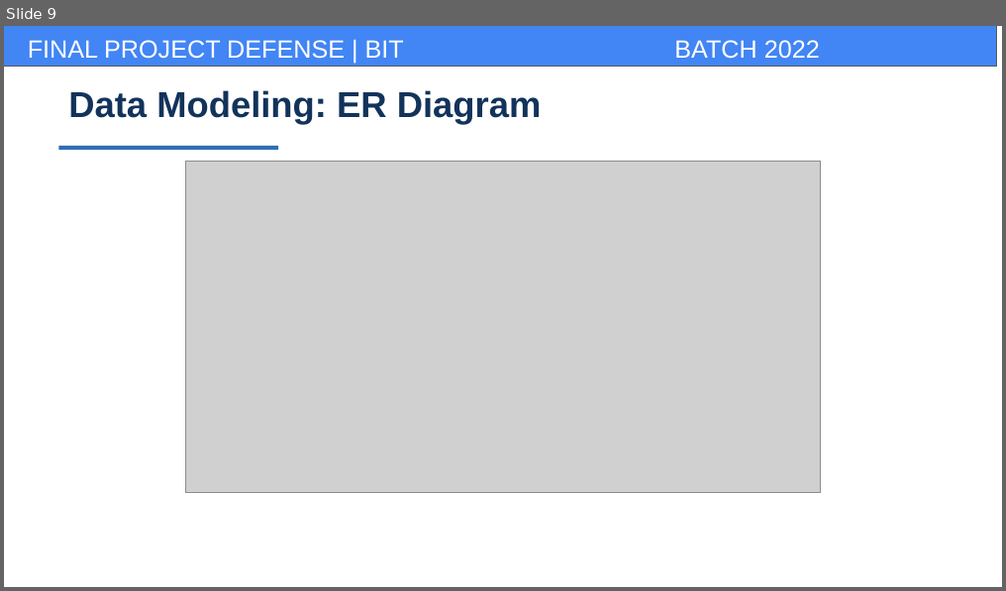
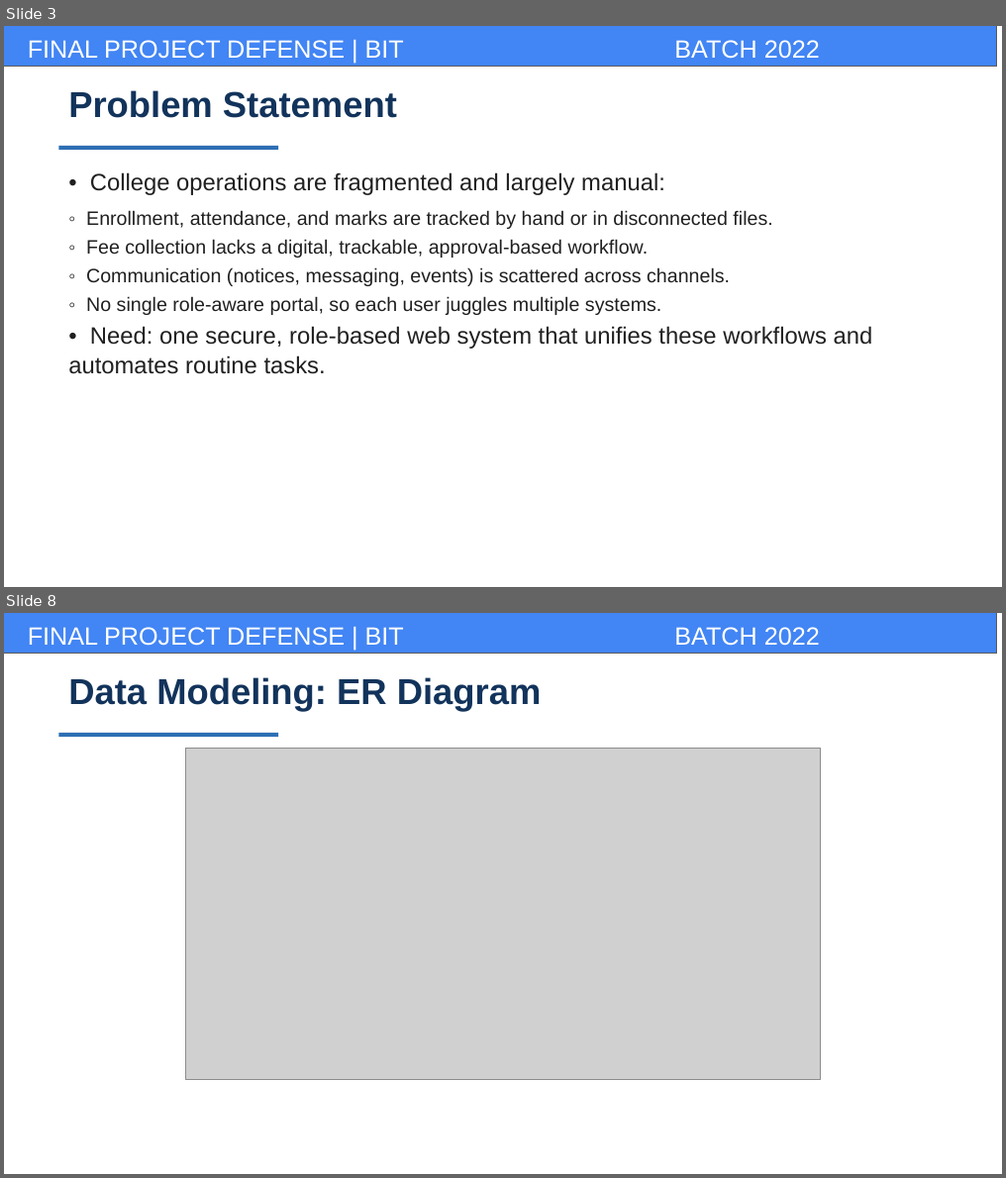
Before and after one commit to BhupendraMalla/CampuseEase, a slide deck: docs/report/campusease_presentation.pptx. Shown one above the other, each under a label of ours: slide 9 before the commit, slides 3 and 8 after it; the slides between them are not shown. The pictures are 1006x591 and 1006x1178 pixels, drawn with LibreOffice and Linux fonts; fonts in the diff are those of the drawing; grey boxes stand for pictures; background and template pictures are left out. Boxes give left, top, right and bottom in pixels: in the first picture for what was removed or moved away, otherwise in the second. Text is boxed around its words. In the diff, an @@ line names an element or a change of style, - is before the commit and + after.

```diff
--- a/docs/report/campusease_presentation.pptx
+++ b/docs/report/campusease_presentation.pptx
@@ slide 3 added at bbox=[4, 26, 1002, 587], background #FFFFFF; not listed: 3 template elements that a slide beside it also shows @@
@@ text added at bbox=[68, 90, 397, 118], 26 pt, text #12335B, bold @@
+Problem Statement
@@ rectangle added at bbox=[58, 146, 278, 150], fill #2E6FB5 @@
@@ text added at bbox=[68, 173, 873, 374], 14 pt, text #202020 @@
+• College operations are fragmented and largely manual:
+  ◦ Enrollment, attendance, and marks are tracked by hand or in disconnected files.
+  ◦ Fee collection lacks a digital, trackable, approval-based workflow.
+  ◦ Communication (notices, messaging, events) is scattered across channels.
+  ◦ No single role-aware portal, so each user juggles multiple systems.
+• Need: one secure, role-based web system that unifies these workflows and automates routine tasks.
@@ what was slide 9 is now slide 8 @@
```
Also in this commit, not shown: 10 slides changed, 3 other slides added, 5 slides removed, 2 other files.
